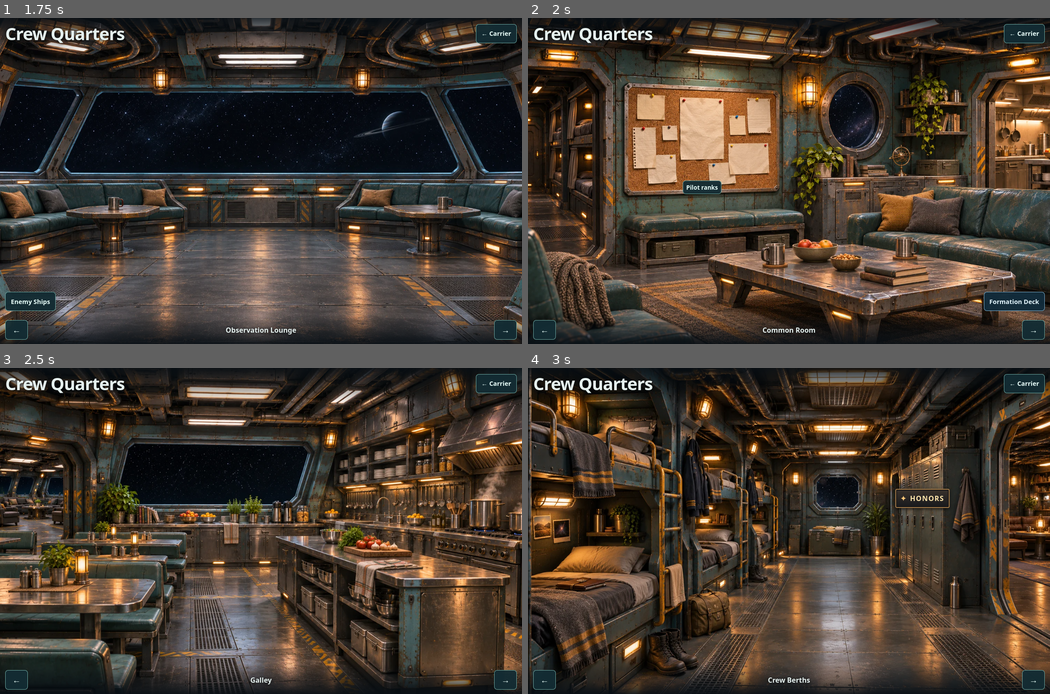
Above: before the commit, frames 1-4 (two rows, left to right).
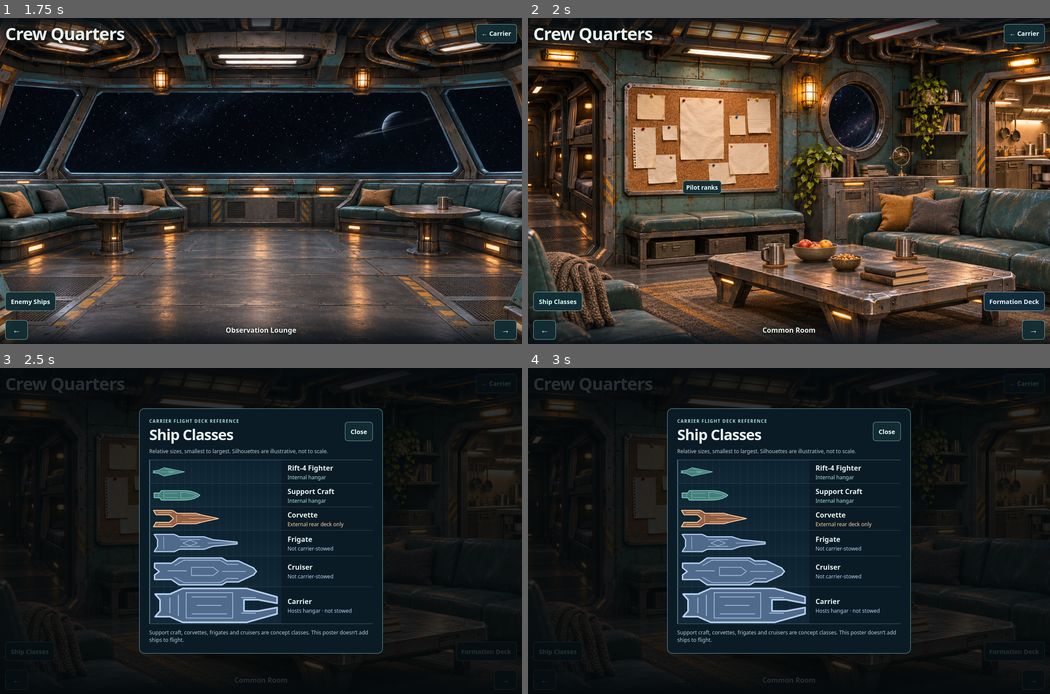
Above: after the commit, the same moments.

Repository: gambizt3-dev/rift-runner
Game: browser game, page carrier-crew.html
Two runs of this game, one before a commit and one after it. Both use one fixed random seed, a clock stepped at 60 frames per second and the inputs below.
Inputs (mouse positions are in pixels of both pictures, inside the frame that each line leads up to):
- Up to frame 1 (1.75 s): hold Right 1.03-1.53 s; tap Ctrl at 1.1, 1.6 s; hold Left from 1.58 s (still down)
- Up to frame 2 (2 s): keep holding Left
- Up to frame 3 (2.5 s): click (31, 651) at 2.02 s, where only the run after the commit has a clickable "Ship Classes"; tap Ctrl at 2.1 s; release Left at 2.15 s; hold Right from 2.2 s (still down)
- Up to frame 4 (3 s): tap Ctrl at 2.6 s; release Right at 2.87 s; hold Left from 2.92 s (still down)

Frame 1 is identical in both runs. In frame 2, 0.4% of the frame differs, in the area x 1-11%, y 84-90%; in frame 3, 77%, in the area x 0-100%, y 0-100%; in frame 4, 76%.

Commit message:
Add illustrated Ship Classes poster to the Carrier common room

Diff:
--- a/carrier-crew.css
+++ b/carrier-crew.css
@@ -87,3 +87,22 @@
 .tile-position{font-size:.82em;color:#b3cbd8}
 .formation-status{min-height:2.5em;padding-top:7px;color:#b5d3dd;font-size:.79rem}
 .formation-actions{display:flex;justify-content:space-between;gap:6px}
+
+/* Common Room reference sheet: blueprint silhouettes, names and fit bands. */
+.class-board{position:absolute;left:max(12px,env(safe-area-inset-left));bottom:calc(76px + env(safe-area-inset-bottom));border-color:#78afa4;background:#122e36f5;color:#dcfff1}
+.ship-poster{width:min(560px,calc(100vw - 24px));max-height:min(90dvh,calc(100dvh - env(safe-area-inset-top) - env(safe-area-inset-bottom) - 24px));overscroll-behavior:contain;border-color:#649b9d;background:#0b1b26;padding:clamp(12px,4vw,22px)}
+.poster-head{display:flex;justify-content:space-between;align-items:center;gap:8px;margin-bottom:7px}
+.poster-head h2{font-size:clamp(1.35rem,6vw,2.15rem);letter-spacing:-.035em}
+.poster-kicker{color:#a7dedb;font:750 .64rem/1.3 system-ui;text-transform:uppercase;letter-spacing:.12em}
+#crew-ship-classes-note,.poster-footer{color:#b6cdd4;font-size:.75rem;line-height:1.42}
+.poster-ships{list-style:none;margin:11px 0;padding:0;display:grid;border-block:1px solid #42636c}
+.poster-ships li{display:grid;grid-template-columns:minmax(0,1.55fr) minmax(104px,1fr);gap:clamp(7px,2vw,14px);align-items:center;min-block-size:53px;border-bottom:1px solid #293f4a;--band:#a3e6d4;--ink:#437e7c}
+.poster-ships li:last-child{border:0}
+.poster-ships [data-berth=rear]{--band:#ffd1a0;--ink:#945f47}
+.poster-ships [data-berth=none]{--band:#b6cfee;--ink:#506a8c}
+.poster-canvas{position:relative;display:flex;align-items:center;justify-content:flex-start;height:100%;min-height:53px;padding-inline:5px;background:repeating-linear-gradient(90deg,transparent 0 15px,#6e9ca31a 15px 16px),linear-gradient(#0d2230,#122735);border-inline-start:2px solid #527b85}
+.poster-canvas svg{width:var(--length);height:auto;fill:var(--ink);stroke:var(--band);stroke-width:2.3;stroke-linejoin:round}
+.poster-detail{fill:none;stroke:var(--band);stroke-width:1.15;opacity:.84}
+.poster-caption{display:grid;gap:3px;padding-block:5px}
+.poster-caption strong{font-size:clamp(.76rem,3.2vw,1rem)}
+.poster-caption span{color:var(--band);font-size:clamp(.64rem,2.8vw,.75rem);line-height:1.28}
--- a/carrier-crew.html
+++ b/carrier-crew.html
@@ -6,7 +6,7 @@
 <meta name="theme-color" content="#08131a">
 <title>Crew Quarters · Rift Runner</title>
 <link rel="icon" type="image/png" href="./rift-192.png">
-<link rel="stylesheet" href="./carrier-crew.css?v=114">
+<link rel="stylesheet" href="./carrier-crew.css?v=141">
 <script src="./pilot-missions.js?v=114" defer></script>
 </head>
 <body>
@@ -29,6 +29,7 @@
     <img src="./crew-common.webp?v=95" width="1672" height="941" alt="The common room, with seating and a pilot ranks pinboard.">
     <button class="pinboard" id="crew-pinboard" type="button" aria-haspopup="dialog" aria-controls="crew-ranks"><span class="control">Pilot ranks</span></button>
    </div>
+   <button class="control class-board" id="crew-classes" type="button" aria-haspopup="dialog" aria-controls="crew-ship-classes">Ship Classes</button>
    <button class="control squadron-board" id="crew-squadron" type="button" aria-haspopup="dialog" aria-controls="crew-formation">Formation Deck</button>
   </section>
   <section class="room" data-room="Galley" aria-label="Galley" hidden>
@@ -87,6 +88,40 @@
    </details></li>
   </ul>
   <form method="dialog"><button class="control" autofocus>Close</button></form>
+ </dialog>
+ <dialog id="crew-ship-classes" class="ship-poster" aria-labelledby="crew-ship-classes-title" aria-describedby="crew-ship-classes-note">
+  <header class="poster-head">
+   <div><p class="poster-kicker">Carrier flight deck reference</p><h2 id="crew-ship-classes-title">Ship Classes</h2></div>
+   <form method="dialog"><button class="control" type="submit" autofocus>Close</button></form>
+  </header>
+  <p id="crew-ship-classes-note">Relative sizes, smallest to largest. Silhouettes are illustrative, not to scale.</p>
+  <ol class="poster-ships" role="list">
+   <li data-berth="internal" style="--length:26%">
+    <div class="poster-canvas" aria-hidden="true"><svg viewBox="0 0 180 52" focusable="false"><path d="M3 21 33 17 66 3 118 14 177 26 118 38 66 49 33 35 3 31 14 26Z"/><path class="poster-detail" d="M23 26H145M71 9l40 14v6L71 43M86 26l18-4 22 4-22 4Z"/></svg></div>
+    <div class="poster-caption"><strong>Rift-4 Fighter</strong><span>Internal hangar</span></div>
+   </li>
+   <li data-berth="internal" style="--length:38%">
+    <div class="poster-canvas" aria-hidden="true"><svg viewBox="0 0 180 52" focusable="false"><path d="M7 17h20l7-9h79c28 0 51 6 65 18-14 12-37 18-65 18H34l-7-9H7Z"/><path class="poster-detail" d="M24 20v12m19-21v30m63-28v26m1-24c29 0 48 5 59 11-11 6-30 11-59 11M47 18h48m-48 16h48"/></svg></div>
+    <div class="poster-caption"><strong>Support Craft</strong><span>Internal hangar</span></div>
+   </li>
+   <li data-berth="rear" style="--length:53%">
+    <div class="poster-canvas" aria-hidden="true"><svg viewBox="0 0 180 52" focusable="false"><path d="M3 4h51l13 8h50l18 5 42 9-42 9-18 5H67l-13 8H3l7-12h36l11-10-11-10H10Z"/><path class="poster-detail" d="M16 10h36m-36 32h36m13-26v20m14-19h49m-50 18h50m-30-9h57"/></svg></div>
+    <div class="poster-caption"><strong>Corvette</strong><span>External rear deck only</span></div>
+   </li>
+   <li data-berth="none" style="--length:68%">
+    <div class="poster-canvas" aria-hidden="true"><svg viewBox="0 0 180 52" focusable="false"><path d="M4 8h42l11 5h51l18 6 51 5v4l-51 5-18 6H57l-11 5H4l7-11V19Z"/><path class="poster-detail" d="M24 13v26m34-20h42m-42 14h42m16-7h58m-95-6 15 6-15 6-15-6Z"/></svg></div>
+    <div class="poster-caption"><strong>Frigate</strong><span>Not carrier-stowed</span></div>
+   </li>
+   <li data-berth="none" style="--length:83%">
+    <div class="poster-canvas" aria-hidden="true"><svg viewBox="0 0 180 52" focusable="false"><path d="M4 12h29L46 3h73l8 5h20l26 12 5 6-5 6-26 12h-20l-8 5H46l-13-9H4V32l8-6-8-6Z"/><path class="poster-detail" d="M38 16l16-9h62l12 7h19m-109 22 16 9h62l12-7h19M26 25h33m60 1h41m-93-7h37l9 7-9 7H67Z"/></svg></div>
+    <div class="poster-caption"><strong>Cruiser</strong><span>Not carrier-stowed</span></div>
+   </li>
+   <li data-berth="none" style="--length:100%">
+    <div class="poster-canvas" aria-hidden="true"><svg viewBox="0 0 180 52" focusable="false"><path d="M4 10h21L43 2h91l43 12v9l-27-5h-20v16h20l27-5v9l-43 12H43l-18-8H4l7-8V18Z"/><path class="poster-detail" d="M48 8h66v36H48ZM25 15v22m12-26v30m26-15h35m-42-12h50m-50 24h50m20-23h21m-21 22h21"/></svg></div>
+    <div class="poster-caption"><strong>Carrier</strong><span>Hosts hangar · not stowed</span></div>
+   </li>
+  </ol>
+  <p class="poster-footer">Support craft, corvettes, frigates and cruisers are concept classes. This poster doesn’t add ships to flight.</p>
  </dialog>
  <dialog id="crew-formation" class="squadron" aria-labelledby="crew-formation-title">
   <p class="squadron-kicker">Carrier flight planning</p>
@@ -123,7 +158,7 @@
  const rooms=[...document.querySelectorAll('[data-room]')];
  const get=id=>document.getElementById(id);
  const prev=get('crew-prev'),next=get('crew-next'),label=get('crew-room-label');
- const boards=[[get('crew-pinboard'),get('crew-ranks')],[get('crew-honors'),get('crew-distinction')],[get('crew-enemies'),get('crew-enemy-list')],[get('crew-squadron'),get('crew-formation')]];
+ const boards=[[get('crew-pinboard'),get('crew-ranks')],[get('crew-honors'),get('crew-distinction')],[get('crew-enemies'),get('crew-enemy-list')],[get('crew-squadron'),get('crew-formation')],[get('crew-classes'),get('crew-ship-classes')]];
  if(!rooms.length||!prev||!next||!label)return;
  const squadron=get('crew-formation'),formationForm=get('formation-form'),mode=get('formation-mode');
  const status=get('formation-status'),center=get('formation-center'),movers=get('formation-mover'),testNote=get('formation-test-note');
--- a/tests/carrier-crew.test.cjs
+++ b/tests/carrier-crew.test.cjs
@@ -5,8 +5,8 @@
 const names=['Crew Berths','Common Room','Galley','Observation Lounge'];
 function open(){
  const node=(overrides={})=>({events:{},focus(){this.focused=true;},addEventListener(n,f){this.events[n]=f;},attrs:{},setAttribute(k,v){this.attrs[k]=v;},...overrides});
- const prev=node(),next=node(),label=node({textContent:names[0]}),board=node(),honors=node(),modal=()=>node({open:false,showModal(){this.open=true;}}),ranks=modal(),distinction=modal(),enemies=node(),enemyList=modal();
- const refs={'crew-prev':prev,'crew-next':next,'crew-room-label':label,'crew-pinboard':board,'crew-ranks':ranks,'crew-honors':honors,'crew-distinction':distinction,'crew-enemies':enemies,'crew-enemy-list':enemyList};
+ const prev=node(),next=node(),label=node({textContent:names[0]}),board=node(),honors=node(),modal=()=>node({open:false,showModal(){this.open=true;}}),ranks=modal(),distinction=modal(),enemies=node(),enemyList=modal(),classes=node(),shipChart=modal();
+ const refs={'crew-prev':prev,'crew-next':next,'crew-room-label':label,'crew-pinboard':board,'crew-ranks':ranks,'crew-honors':honors,'crew-distinction':distinction,'crew-enemies':enemies,'crew-enemy-list':enemyList,'crew-classes':classes,'crew-ship-classes':shipChart};
  const slots=['front-left','front','front-right','side-left','line-abreast','echelon-left','trail','echelon-right'];
  const tiles=slots.map(id=>{
   const children={'.tile-occupant':node(),'.tile-position':node({textContent:id}),input:node()};
@@ -18,12 +18,12 @@
   'formation-center':center,'formation-mover':movers,'formation-move-player':placePlayer,'formation-move-wingman':placeWingman});
  const storage=new Map(),window={localStorage:{getItem:k=>storage.get(k)??null,setItem:(k,v)=>storage.set(k,v)}};
  vm.runInNewContext(read('pilot-missions.js'),{window});
- const rooms=names.map((room,i)=>({dataset:{room},hidden:i!==0,contains:node=>i===1&&node===board||i===0&&node===honors}));
+ const rooms=names.map((room,i)=>({dataset:{room},hidden:i!==0,contains:node=>i===1&&(node===board||node===classes)||i===0&&node===honors}));
  const document=node({querySelectorAll:()=>rooms,getElementById:id=>refs[id]});
  const liveScript=read('carrier-crew.html').match(/<script>([^]*?)<\/script>/);
  assert.ok(liveScript,'crew room controls are included with the page');
  vm.runInNewContext(liveScript[1],{document,window});
- return {prev,next,label,board,ranks,honors,distinction,enemies,enemyList,rooms,document,squadron,formation,status,form,pick,storage,tiles,center,centerText,mode,movers,placePlayer,placeWingman,api:window.RiftMissions,
+ return {prev,next,label,board,ranks,honors,distinction,enemies,enemyList,classes,shipChart,rooms,document,squadron,formation,status,form,pick,storage,tiles,center,centerText,mode,movers,placePlayer,placeWingman,api:window.RiftMissions,
   go:button=>button.events.click(),
   key(key,options={}){const e={key,preventDefault(){this.defaultPrevented=true;},...options};document.events.keydown(e);return !!e.defaultPrevented;},
   get room(){const visible=rooms.filter(r=>!r.hidden);assert.equal(visible.length,1);assert.equal(label.textContent,visible[0].dataset.room);return label.textContent;}
@@ -67,7 +67,7 @@
 });
 test('portrait rooms fill the viewport while controls stay overlaid',()=>{
  const html=read('carrier-crew.html'), css=read('carrier-crew.css');
- assert.match(html,/href="\.\/carrier-crew\.css\?v=114"/);
+ assert.match(html,/href="\.\/carrier-crew\.css\?v=141"/);
  assert.match(html,/viewport-fit=cover/);
  const rooms=[...html.matchAll(/<section class="room"[\s\S]*?<\/section>/g)];
  assert.equal(rooms.length,4);
@@ -171,3 +171,28 @@
  assert.equal(q.api.getSquadronTestLayout().player,'echelon-left');
  assert.equal(q.api.setSquadronTestLayout({player:'front',wingman:'trail'},null),false);
 });
+
+test('Common Room Ship Classes opens a six-silhouette relative poster without replacing other boards',()=>{
+ const html=read('carrier-crew.html'),css=read('carrier-crew.css'),q=open();
+ const common=html.split('data-room="Common Room"')[1].split('</section>')[0];
+ assert.match(common,/<button class="control class-board" id="crew-classes" type="button" aria-haspopup="dialog" aria-controls="crew-ship-classes">Ship Classes/);
+ assert.match(common,/crew-pinboard/);assert.match(common,/crew-squadron/);
+ const dialog=html.match(/<dialog id="crew-ship-classes"[\s\S]+?<\/dialog>/)[0];
+ const classes=[...dialog.matchAll(/data-berth="([^"]+)" style="--length:(\d+)%"[\s\S]+?<strong>([^<]+)<\/strong><span>([^<]+)<\/span>/g)];
+ assert.deepEqual(classes.map(m=>[m[3],m[1],m[4]]),[
+  ['Rift-4 Fighter','internal','Internal hangar'],['Support Craft','internal','Internal hangar'],
+  ['Corvette','rear','External rear deck only'],['Frigate','none','Not carrier-stowed'],
+  ['Cruiser','none','Not carrier-stowed'],['Carrier','none','Hosts hangar · not stowed']
+ ]);
+ assert.ok(classes.every((m,i)=>!i||+m[2]>+classes[i-1][2]),'silhouettes grow in display size');
+ const paths=[...dialog.matchAll(/<svg [^>]+><path d="([^"]+)"/g)].map(m=>m[1]);
+ assert.equal(new Set(paths).size,6);
+ assert.match(dialog,/aria-labelledby="crew-ship-classes-title" aria-describedby="crew-ship-classes-note"/);
+ assert.match(dialog,/not to scale/);assert.match(dialog,/concept classes/);
+ assert.match(dialog,/<form method="dialog"><button class="control" type="submit" autofocus>Close/);
+ assert.match(css,/\.ship-poster\{width:min\(560px,calc\(100vw - 24px\)\);max-height:min\(90dvh/);
+ q.go(q.next);q.go(q.classes);assert.equal(q.shipChart.open,true);assert.equal(q.formation.open,false);
+ assert.equal(q.key('ArrowRight'),false);assert.equal(q.room,'Common Room');
+ q.shipChart.open=false;q.shipChart.events.close();assert.equal(q.classes.focused,true);
+ q.go(q.squadron);assert.equal(q.formation.open,true);
+});
